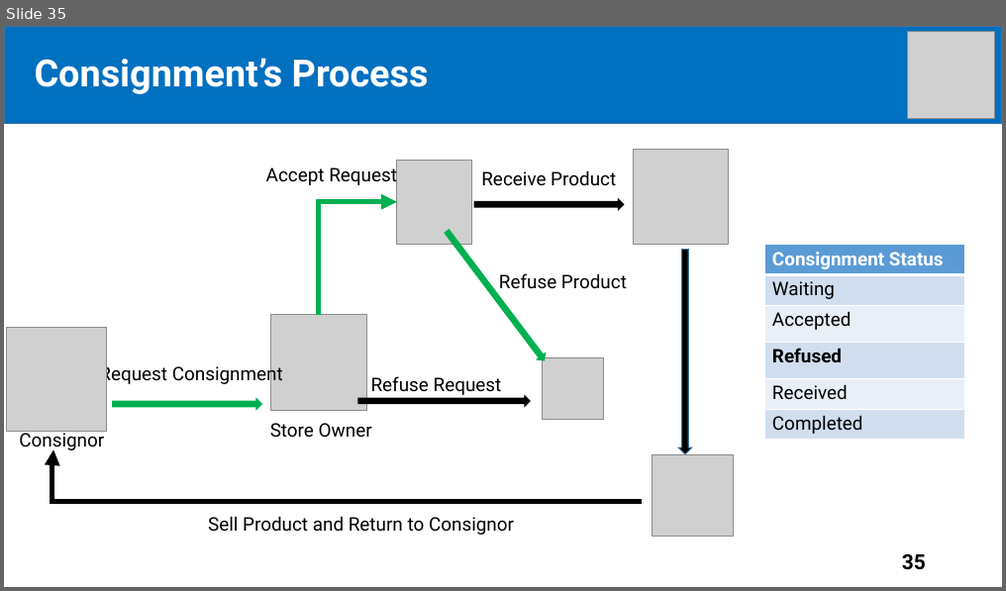
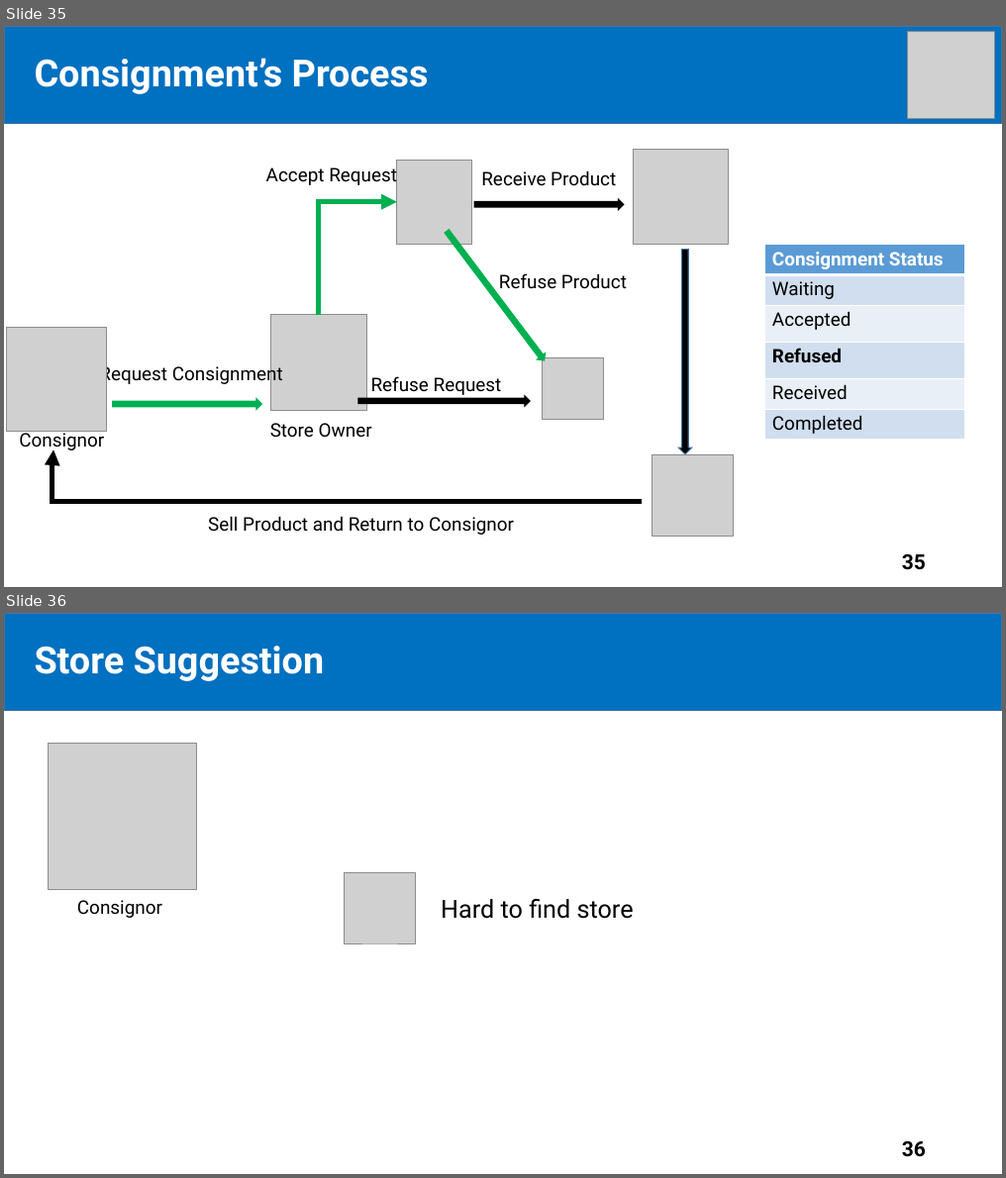
Before and after one commit to tiendan3108/CP, a slide deck: Source/Presentation/PreFinalPresentation.pptx. Shown one above the other, each under a label of ours: slide 35 before the commit, slides 35 and 36 after it. The pictures are 1006x591 and 1006x1178 pixels, drawn with LibreOffice and Linux fonts; fonts in the diff are those of the drawing; grey boxes stand for pictures. Boxes give left, top, right and bottom in pixels: in the first picture for what was removed or moved away, otherwise in the second. Text is boxed around its words. In the diff, an @@ line names an element or a change of style, - is before the commit and + after.

```diff
--- a/Source/Presentation/PreFinalPresentation.pptx
+++ b/Source/Presentation/PreFinalPresentation.pptx
@@ slide 36 added at bbox=[4, 613, 1002, 1174], background #FFFFFF @@
@@ rectangle added at bbox=[4, 613, 1002, 710], fill #0070C0, outline #43739E 1 pt @@
@@ text added at bbox=[35, 646, 325, 681], 36 pt, text #FFFFFF, bold @@
+Store Suggestion
@@ title added at bbox=[61, 651, 209, 681], 44 pt, text #FFFFFF, bold @@
+Outline
@@ picture added at bbox=[48, 744, 196, 890] @@
@@ picture added at bbox=[345, 872, 415, 943] @@
@@ text added at bbox=[77, 900, 162, 918], 18 pt, text #000000 @@
+Consignor
@@ text added at bbox=[441, 899, 634, 919], 24 pt, text #000000 @@
+Hard to find store
@@ page number added at bbox=[902, 1142, 926, 1157], 20 pt, text #000000, bold @@
+36
```
Also in this commit, not shown: 4 slides changed, 26 other slides added, 2 slides removed.
